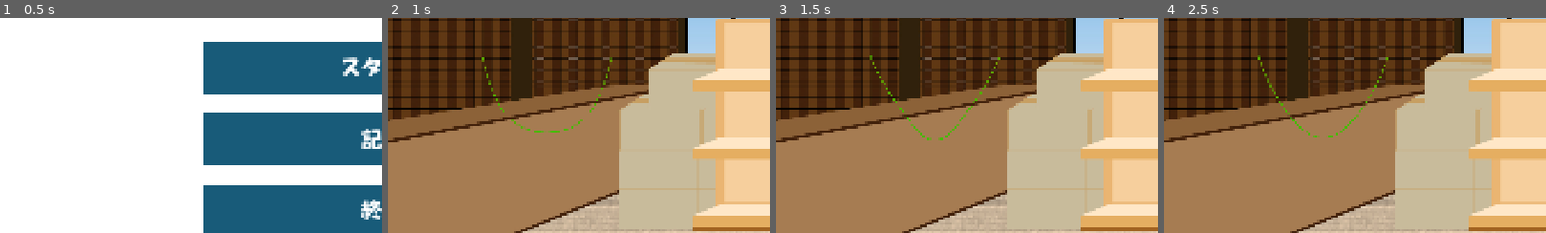
Above: before the commit, frames 1-4 (left to right).
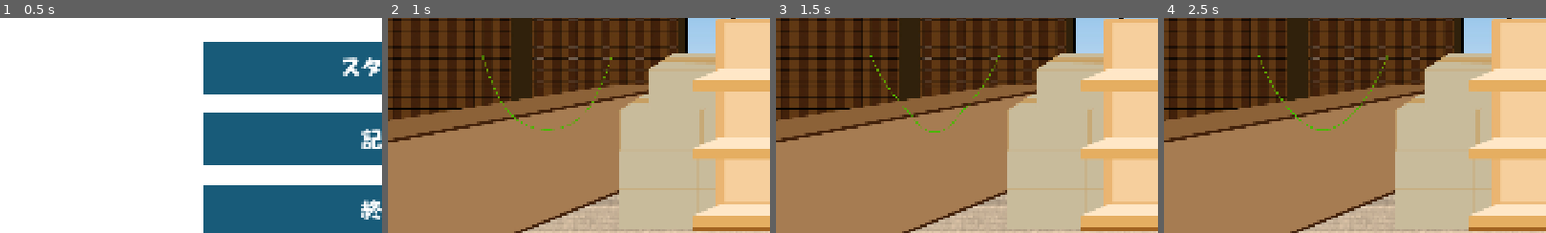
Above: after the commit, the same moments.

Repository: MakuroSama/gouDouJam5
Game: Godot game, scene res://title.tscn
Two runs of this game, one before a commit and one after it. Both use one fixed random seed, a clock stepped at 60 frames per second and the inputs below.
Inputs (mouse positions are % of the whole screen's width and height, from its top left):
- Up to frame 1 (0.5 s): no input
- Up to frame 2 (1 s): click "スタート" at 0.5 s
- Up to frame 3 (1.5 s): move the mouse to (72, 45) at 1.27 s; click (72, 45) at 1.42 s
- Up to frame 4 (2.5 s): drag from (30, 55) to (45, 70) at 2.02 s
The pictures show only the part of the screen within x 0-50%, y 41-91%; the shares and areas given below are measured in that part.

Frame 1 is identical in both runs. In frame 2, 0.6% of the frame differs, in the area x 24-59%, y 17-54%; in frame 3, 0.6%; in frame 4, 0.7%, in the area x 24-59%, y 17-56%.

Commit message:
袋修正

Diff:
--- a/MainScene.tscn
+++ b/MainScene.tscn
@@ -97,4 +97,7 @@
 position = Vector2(400, 520)
 width = 380.0
 stiffness = 2200.0
-break_threshold = 120.0
+maximum_stretch = 1.05
+constraint_strength = 150.0
+break_threshold = 110.0
+smooth_subdivisions = 4
